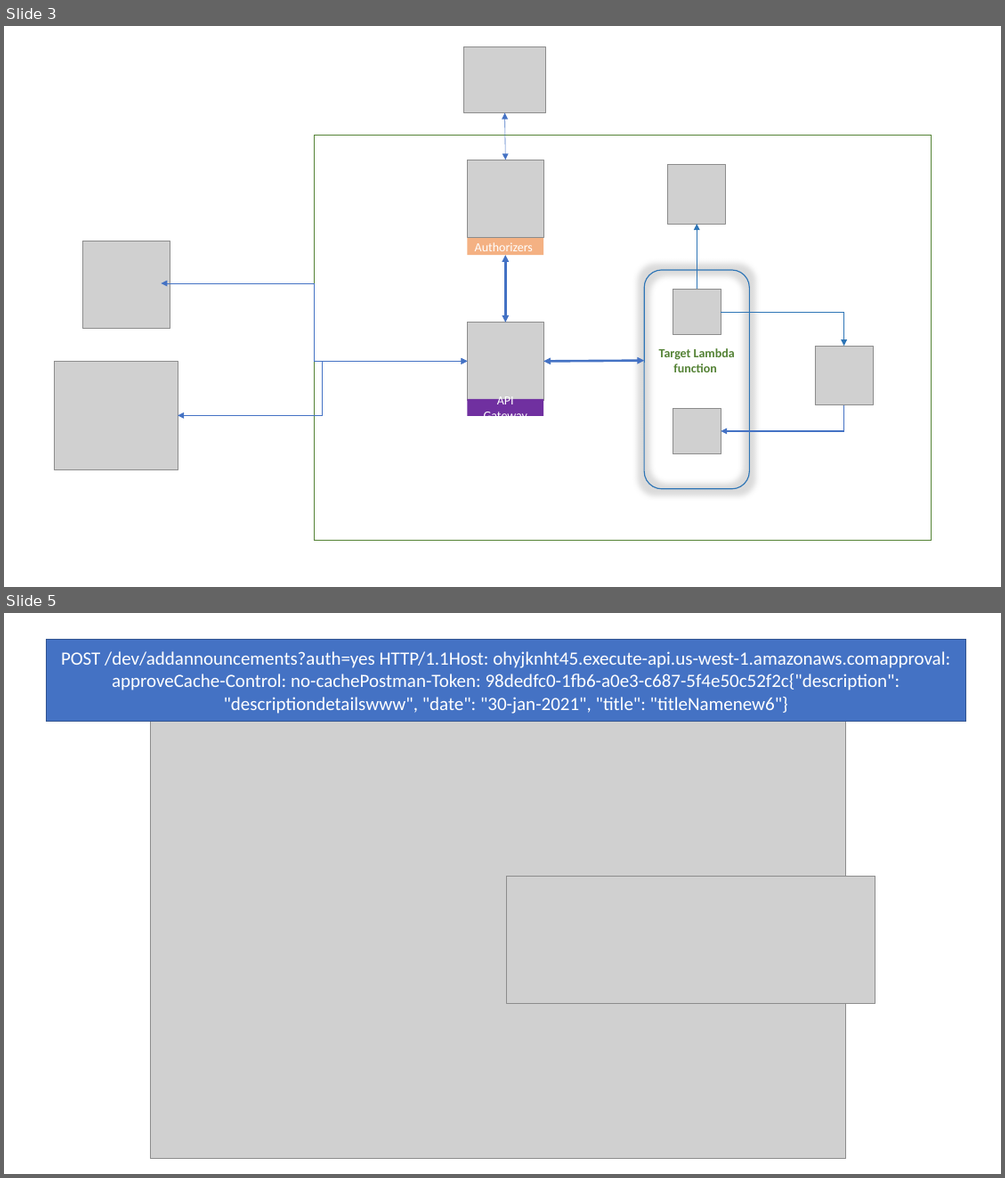
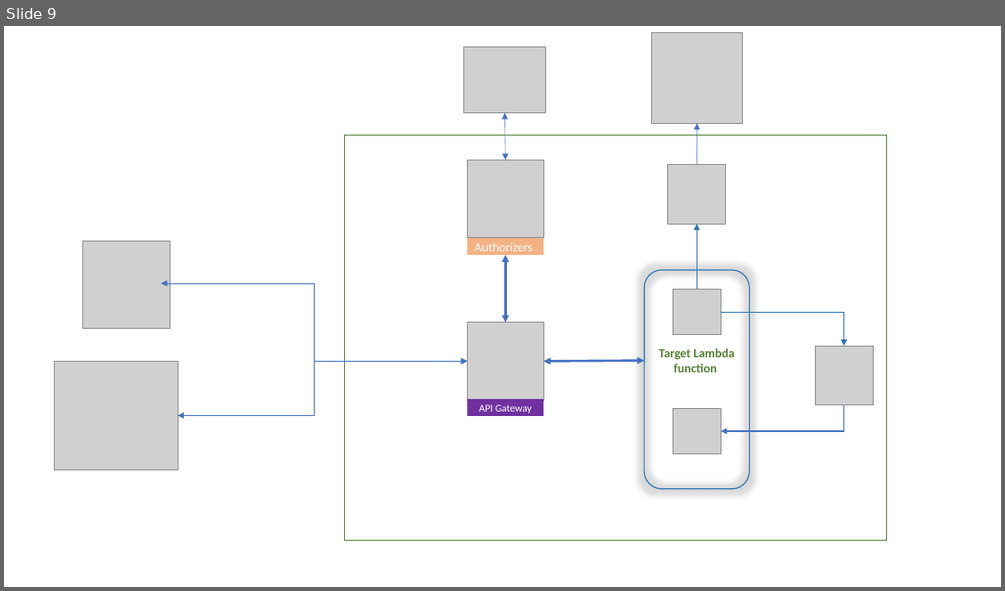
Before and after one commit to sudhakarVuppalapati/assessment, a slide deck: Send the notifications.pptx. Shown one above the other, each under a label of ours: slides 3 and 5 before the commit, slide 9 after it; the slides between them are not shown. The pictures are 1005x1178 and 1005x591 pixels, drawn with LibreOffice and Linux fonts; fonts in the diff are those of the drawing; grey boxes stand for pictures. Boxes give left, top, right and bottom in pixels: in the first picture for what was removed or moved away, otherwise in the second. Text is boxed around its words. In the diff, an @@ line names an element or a change of style, - is before the commit and + after.

```diff
--- a/Send the notifications.pptx
+++ b/Send the notifications.pptx
@@ slide 5 removed at <box>4,613,1001,1174</box>, background #FFFFFF @@
@@ rectangle removed at <box>47,639,966,721</box> @@
-POST /dev/addannouncements?auth=yes HTTP/1.1Host: ohyjknht45.execute-api.us-west-1.amazonaws.comapproval: approveCache-Control: no-cachePostman-Token: 98dedfc0-1fb6-a0e3-c687-5f4e50c52f2c{"description": "descriptiondetailswww", "date": "30-jan-2021", "title": "titleNamenew6"}
@@ picture removed at <box>150,722,846,1159</box> @@
@@ picture removed at <box>507,876,876,1004</box> @@
@@ what was slide 3 is now slide 9 @@
@@ slide 9 changed as well @@
@@ picture added at <box>652,33,742,123</box> @@
@@ arrow added from (697, 164) to (697, 123), #4472C4 0.5 pt @@
@@ rectangle: place and size @@
-rectangle at <box>315,135,931,540</box>
+rectangle at <box>344,135,886,540</box>
@@ elbow double arrow (178, 416) - (468, 361): route changed @@
@@ rectangle "API Gateway" at <box>468,399,544,417</box>: size 12 to 10 pt @@
```
Also in this commit, not shown: 1 other slide changed, 7 slides added, 2 other slides removed, 2 other files.
